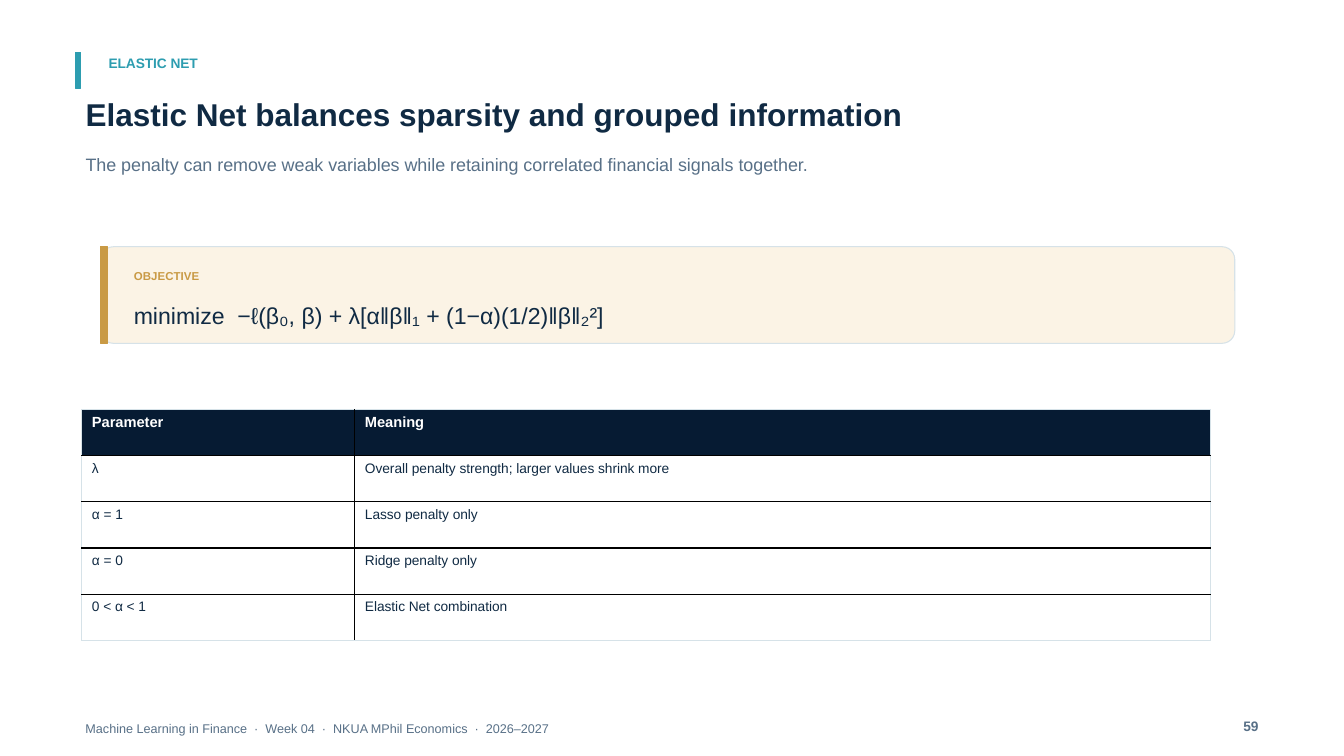
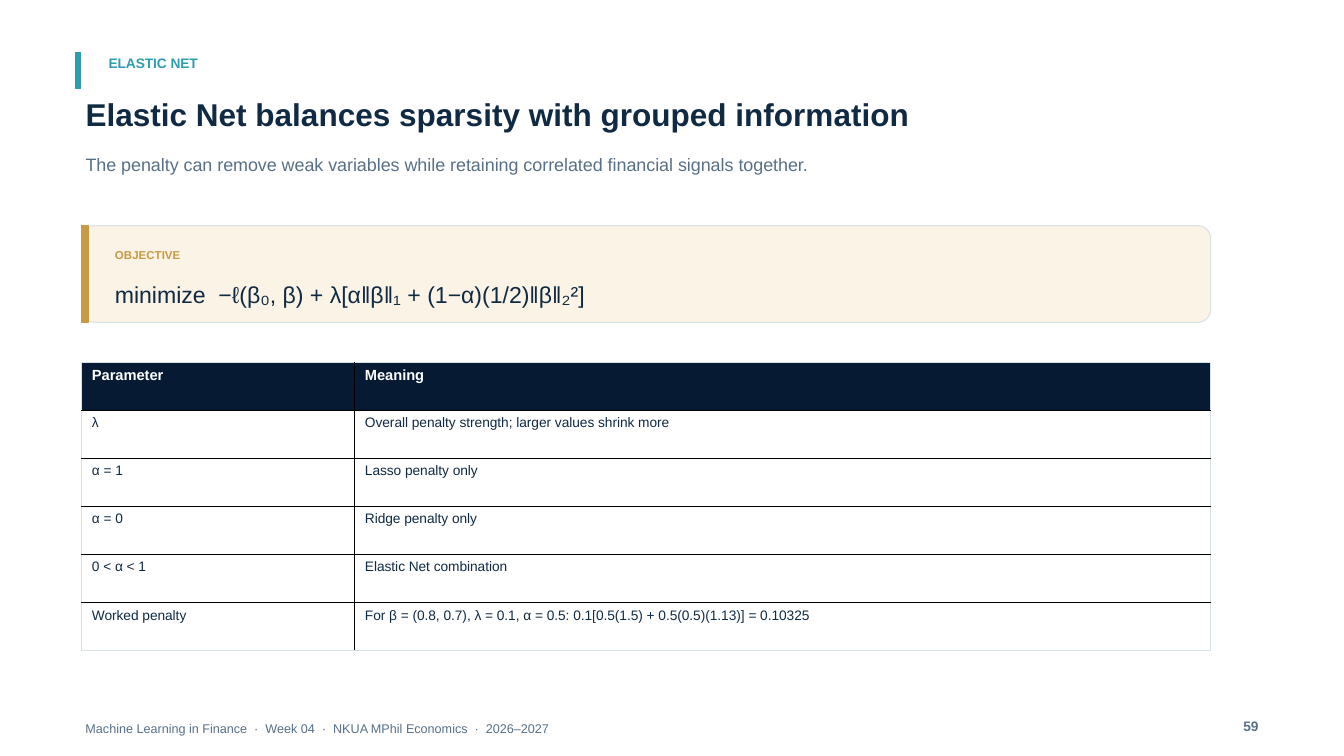
Before and after one commit to fkottas/Teaching-Courses, a slide deck: slide 59 of Machine Learning in Finance/2026-2027/lectures/week-04/slides/Lecture_04_Feature_Engineering_for_Financial_Data_2026-2027.pptx. Drawn at 1344x756 pixels with LibreOffice and Linux fonts; fonts in the diff are those of the drawing. Boxes give left, top, right and bottom in pixels: in the first picture for what was removed or moved away, otherwise in the second. Text is boxed around its words. In the diff, an @@ line names an element or a change of style, - is before the commit and + after.

```diff
--- a/Machine Learning in Finance/2026-2027/lectures/week-04/slides/Lecture_04_Feature_Engineering_for_Financial_Data_2026-2027.pptx
+++ b/Machine Learning in Finance/2026-2027/lectures/week-04/slides/Lecture_04_Feature_Engineering_for_Financial_Data_2026-2027.pptx
@@ text at [86, 103, 908, 132]: text changed @@
-Elastic Net balances sparsity and grouped information
+Elastic Net balances sparsity with grouped information
@@ rectangle: place and size @@
-rectangle at [101, 247, 107, 344]
+rectangle at [82, 226, 88, 323]
@@ rounded rectangle: place and size @@
-rounded rectangle at [101, 247, 1235, 344]
+rounded rectangle at [82, 226, 1211, 323]
@@ text "OBJECTIVE": place and size @@
-text "OBJECTIVE" at [134, 272, 199, 280]
+text "OBJECTIVE" at [115, 251, 180, 259]
@@ text "minimize −ℓ(β₀, β) + λ[α‖β‖₁ ...": place and size @@
-text "minimize −ℓ(β₀, β) + λ[α‖β‖₁ ..." at [134, 307, 603, 329]
+text "minimize −ℓ(β₀, β) + λ[α‖β‖₁ ..." at [115, 286, 584, 308]
@@ table at [82, 362, 1211, 650] @@
+row 6: Worked penalty | For β = (0.8, 0.7), λ = 0.1, α = 0.5: 0.1[0.5(1.5) + 0.5(0.5)(1.13)] = 0.10325
@@ table: place and size @@
-table at [82, 409, 1211, 640]
+table at [82, 362, 1211, 650]
```
Also in this commit, not shown: 8 other slides changed, 4 slides added, 4 slides removed, 7 other files.
